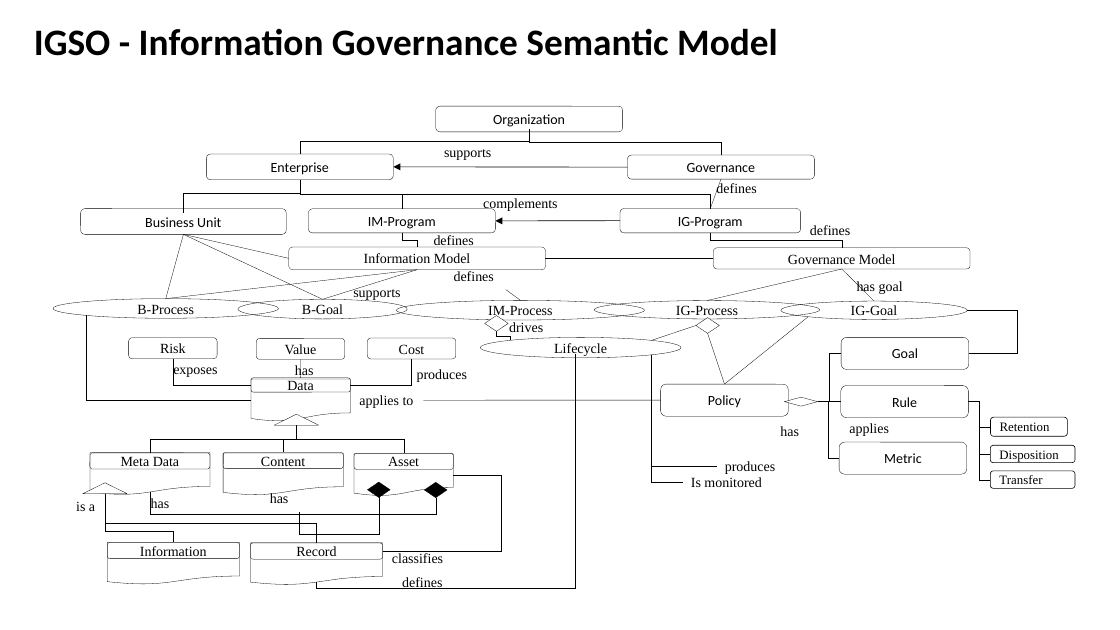
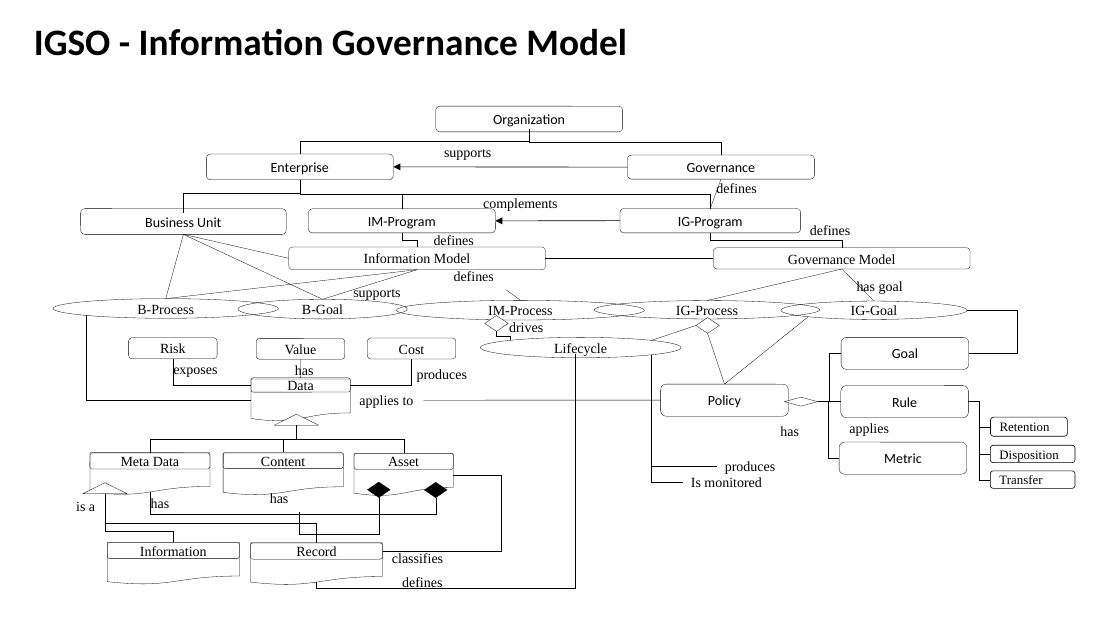
Before and after one commit to alphaOmegaOnGithub/igsonto, a slide deck: slide 7 of ppt/IGSO-Frameworksv0.9.pptx. Drawn at 1120x630 pixels with LibreOffice and Linux fonts; fonts in the diff are those of the drawing. Boxes give left, top, right and bottom in pixels: in the first picture for what was removed or moved away, otherwise in the second. Text is boxed around its words. In the diff, an @@ line names an element or a change of style, - is before the commit and + after.

```diff
--- a/ppt/IGSO-Frameworksv0.9.pptx
+++ b/ppt/IGSO-Frameworksv0.9.pptx
@@ title at [34, 28, 627, 56]: text changed @@
-IGSO - Information Governance Semantic Model
+IGSO - Information Governance Model
```
Also in this commit, not shown: 6 other slides changed, 13 other files.
